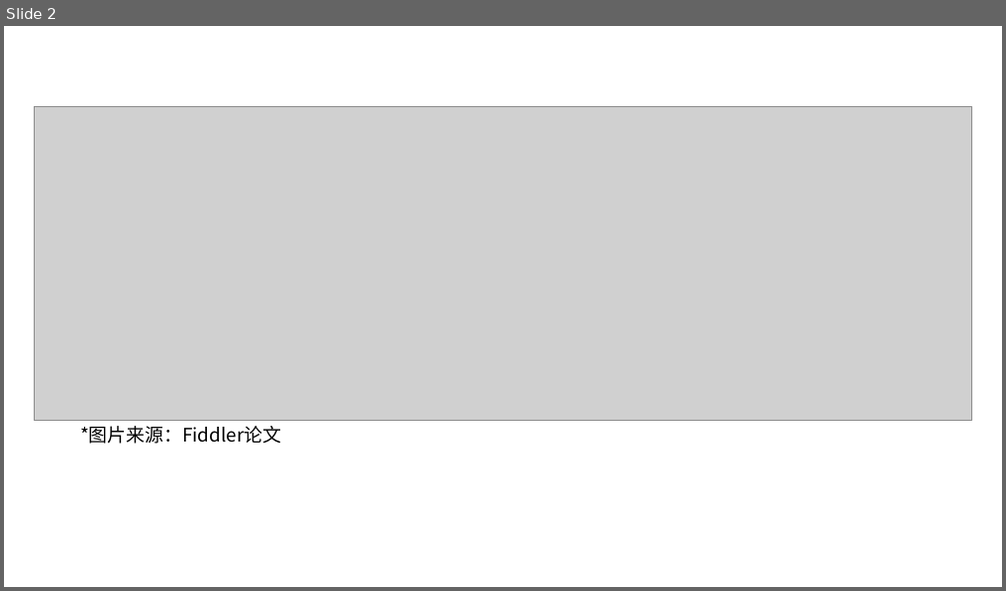
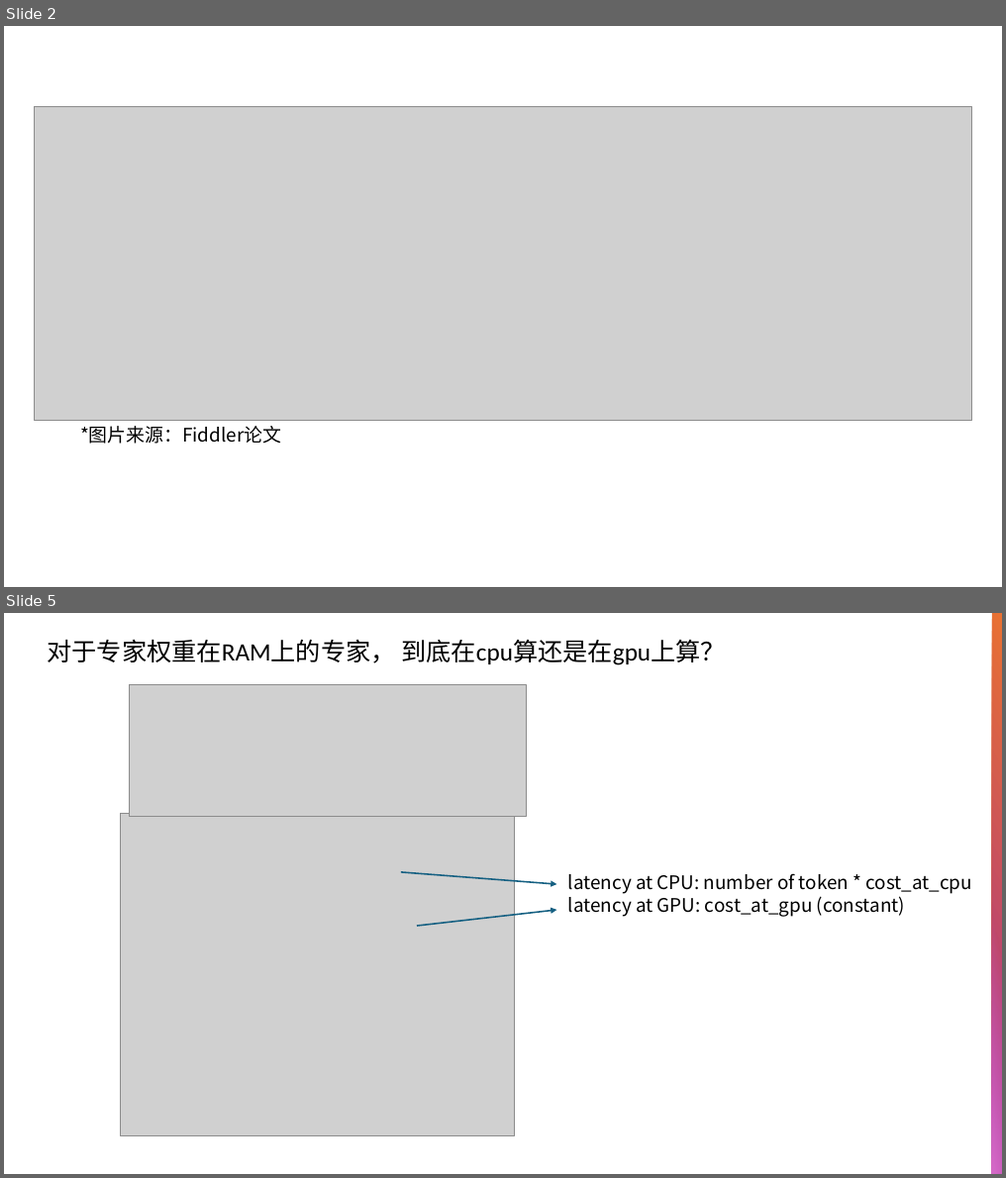
Before and after one commit to yyj6666667/fiddler, a slide deck: CPU.pptx. Shown one above the other, each under a label of ours: slide 2 before the commit, slides 2 and 5 after it; the slides between them are not shown. The pictures are 1006x591 and 1006x1178 pixels, drawn with LibreOffice and Linux fonts; fonts in the diff are those of the drawing; grey boxes stand for pictures. Boxes give left, top, right and bottom in pixels: in the first picture for what was removed or moved away, otherwise in the second. Text is boxed around its words. In the diff, an @@ line names an element or a change of style, - is before the commit and + after.

```diff
--- a/CPU.pptx
+++ b/CPU.pptx
@@ slide 5 added at box(4, 613, 1002, 1174), background #FFFFFF @@
@@ text added at box(48, 639, 726, 665), 24 pt, text #000000 @@
+对于专家权重在RAM上的专家， 到底在cpu算还是在gpu上算？
@@ rectangle added at box(992, 613, 1002, 1174), fill gradient #E97132 to #A02B93 @@
@@ picture added at box(129, 685, 526, 817) @@
@@ picture added at box(120, 813, 514, 1137) @@
@@ arrow added from (401, 872) to (557, 884), #156082 1.5 pt @@
@@ text added at box(568, 873, 973, 917), 18 pt, text #000000 @@
+latency at CPU: number of token * cost_at_cpu
+latency at GPU: cost_at_gpu (constant)
@@ rectangle added at box(992, 902, 1002, 1174), fill gradient #D86ECC @@
@@ arrow added from (417, 926) to (557, 910), #156082 1.5 pt @@
```
Also in this commit, not shown: 5 slides changed, 5 other slides added, 1 slide removed, 1 other file.
